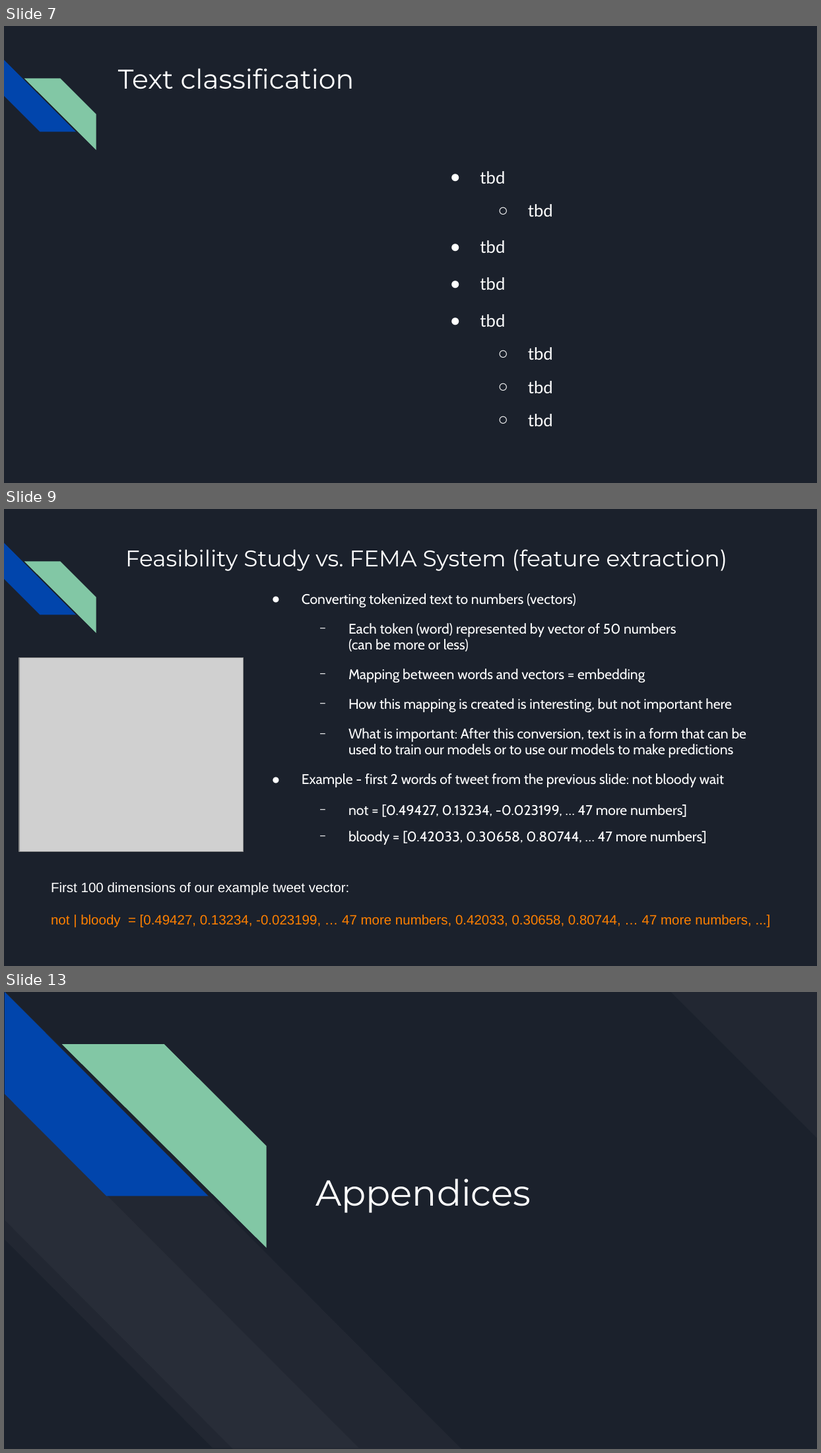
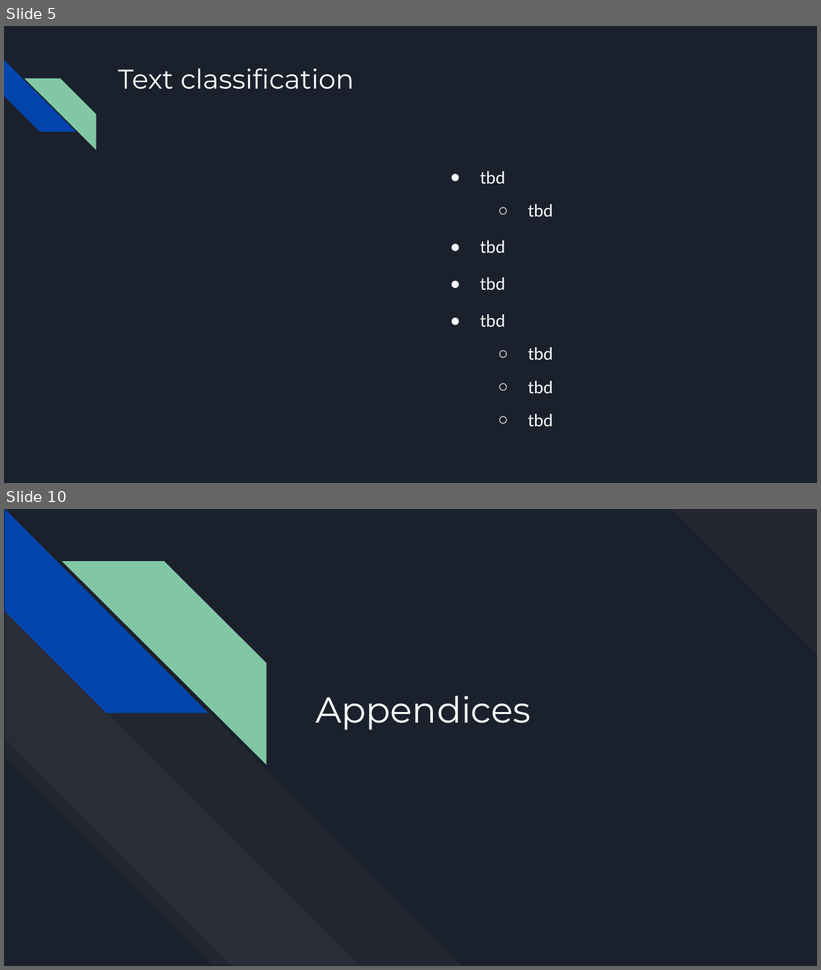
Before and after one commit to MichaelSzczepaniak/WordEmbeddings, a slide deck: word_embeddings_30min.odp. Shown one above the other, each under a label of ours: slides 7, 9 and 13 before the commit, slides 5 and 10 after it; the slides between them are not shown. The pictures are 821x1453 and 821x970 pixels, drawn with LibreOffice and Linux fonts; fonts in the diff are those of the drawing; grey boxes stand for pictures. Boxes give left, top, right and bottom in pixels: in the first picture for what was removed or moved away, otherwise in the second. Text is boxed around its words. In the diff, an @@ line names an element or a change of style, - is before the commit and + after.

```diff
--- a/word_embeddings_30min.odp
+++ b/word_embeddings_30min.odp
@@ slide 9 removed at (x1=4, y1=509, x2=817, y2=966), background #1B212C; not listed: 2 template elements that a slide beside it also shows @@
@@ title removed at (x1=125, y1=549, x2=727, y2=571) @@
-Feasibility Study vs. FEMA System (feature extraction)
@@ text removed at (x1=302, y1=593, x2=747, y2=845) @@
-● Converting tokenized text to numbers (vectors)
-  − Each token (word) represented by vector of 50 numbers
-    (can be more or less)
-  − Mapping between words and vectors = embedding
-  − How this mapping is created is interesting, but not important here
-  − What is important: After this conversion, text is in a form that can be used to train our models or to use our models to make predictions
-● Example - first 2 words of tweet from the previous slide: not bloody wait
-  − not = [0.49427, 0.13234, -0.023199, … 47 more numbers]
-  − bloody = [0.42033, 0.30658, 0.80744, … 47 more numbers]
@@ picture removed at (x1=19, y1=657, x2=244, y2=852) @@
@@ text removed at (x1=51, y1=883, x2=751, y2=928) @@
-First 100 dimensions of our example tweet vector:
-not | bloody = [0.49427, 0.13234, -0.023199, … 47 more numbers, 0.42033, 0.30658, 0.80744, … 47 more numbers, ...]
@@ what was slide 7 is now slide 5 @@
@@ what was slide 13 is now slide 10 @@
```
Also in this commit, not shown: 5 slides changed, 6 slides added, 8 other slides removed, 1 other file.
